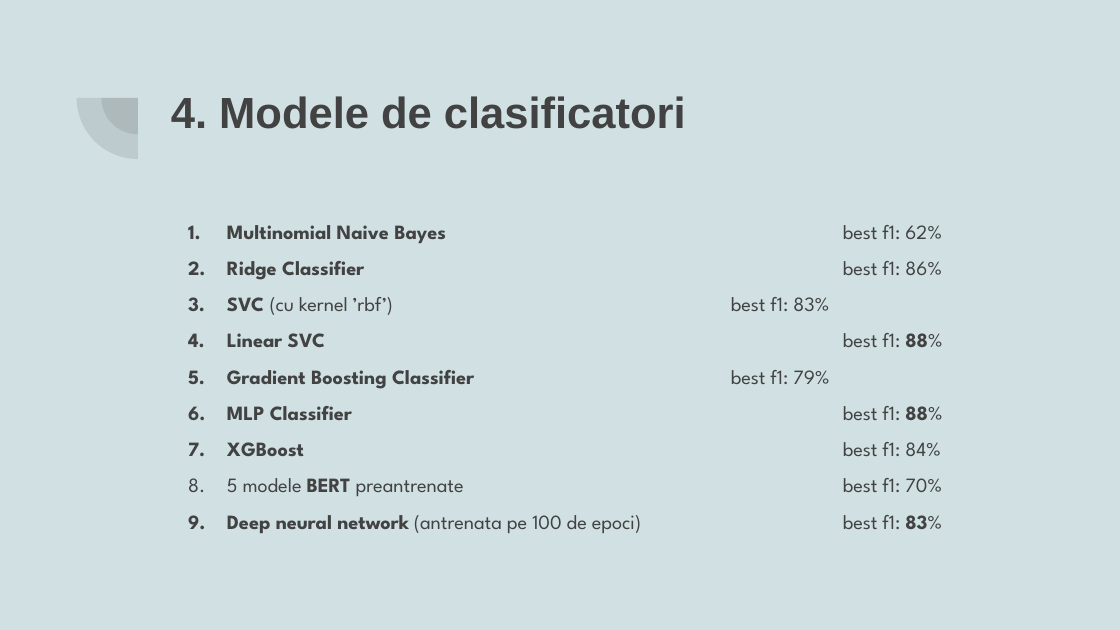
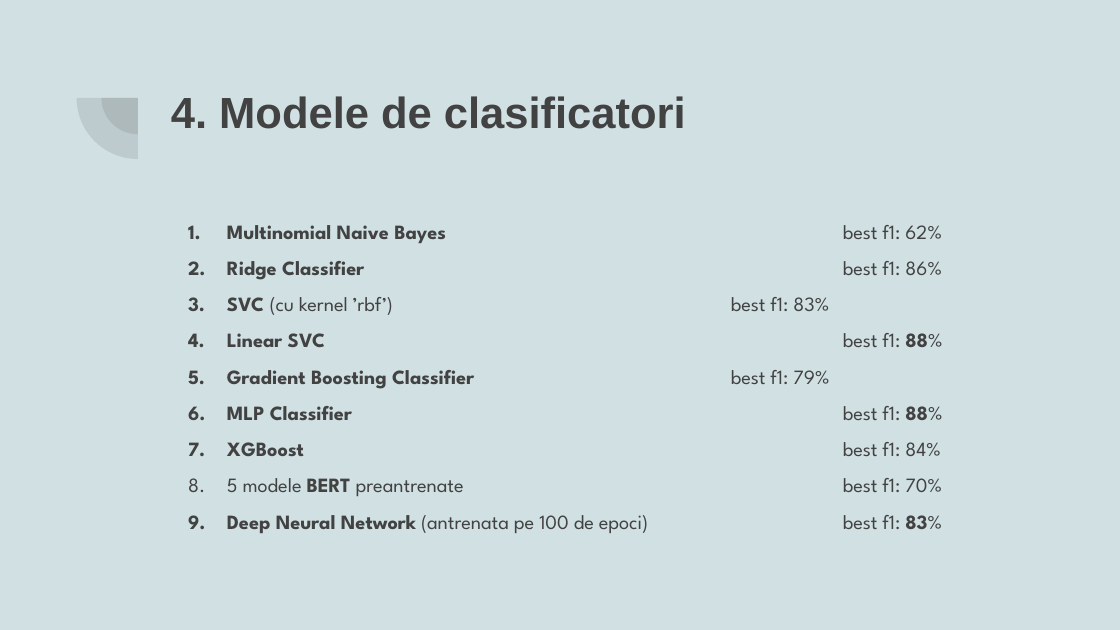
Before and after one commit to Cuciureanu-Dragos-Adrian/Foundations-of-NLP, a slide deck: slide 6 of Hate speech Analysis.pptx. Drawn at 1120x630 pixels with LibreOffice and Linux fonts; fonts in the diff are those of the drawing. Boxes give left, top, right and bottom in pixels: in the first picture for what was removed or moved away, otherwise in the second. Text is boxed around its words. In the diff, an @@ line names an element or a change of style, - is before the commit and + after.

```diff
--- a/Hate speech Analysis.pptx
+++ b/Hate speech Analysis.pptx
@@ text at [227,515,942,533]: text changed @@
-9. Deep neural network (antrenata pe 100 de epoci) best f1: 83%
+9. Deep Neural Network (antrenata pe 100 de epoci) best f1: 83%
```
Also in this commit, not shown: 6 other slides changed, 1 slide added, 2 other files.
